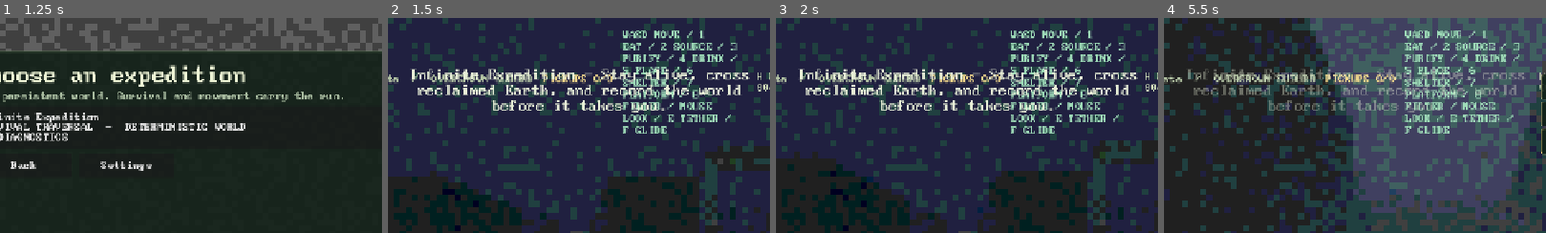
Above: before the commit, frames 1-4 (left to right).
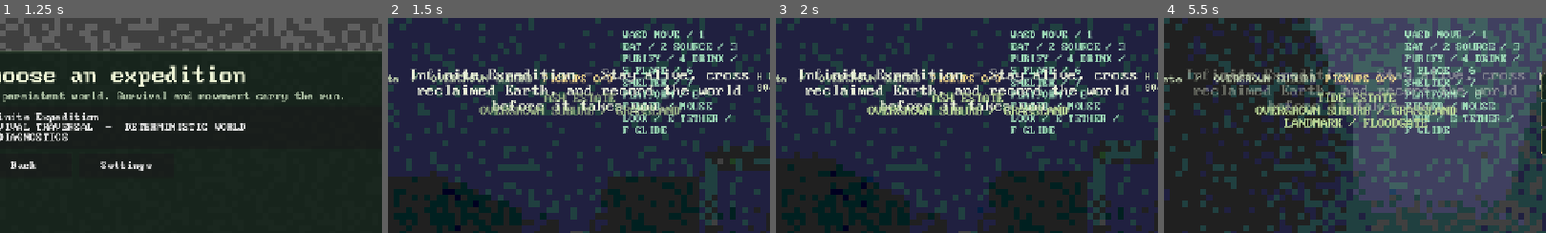
Above: after the commit, the same moments.

Repository: gongahkia/hot-cross-buns
Game: Godot game, scene res://scenes/main.tscn
The game is run twice, just before and just after one commit, with the same random seed, the same clock (stepped at 60 frames per second) and the same inputs.
Inputs (mouse positions are % of the whole screen's width and height, from its top left):
- Up to frame 1 (1.25 s): click "Choose a journey" at 0.5 s
- Up to frame 2 (1.5 s): click "Infinite Expedition SURVIVAL …" at 1.25 s
- Up to frame 3 (2 s): no input
- Up to frame 4 (5.5 s): tap Enter at 2 s; move the mouse to (49, 52) at 2.02 s; hold W (move_forward) 2.03-4.28 s; tap 7 (build_platform) at 2.1 s; click (49, 52) at 2.17 s; tap Space (jump) at 2.27, 3.02, 4.52, 5.27 s; move the mouse to (57, 51) at 2.77 s; tap 6 (build_shelter) at 2.85 s; move the mouse to (42, 49) at 3.52 s; tap 2 (collect_water) at 3.6 s; move the mouse to (51, 50) at 4.27 s; hold A (move_left) 4.28-5.03 s; tap 1 (consume_food) at 4.35 s; click (51, 50) at 4.42 s; move the mouse to (46, 48) at 5.02 s; hold W (move_forward) from 5.03 s (still down); tap 4 (consume_water) at 5.1 s
The pictures show only the part of the screen within x 25-75%, y 0-50%; the shares and areas given below are measured in that part.

Frame 1 is identical in both runs. In frame 2, 1.8% of the frame differs, in the area x 23-77%, y 34-46%; in frame 3, 2.0%; in frame 4, 3.1%, in the area x 23-77%, y 34-52%.

Commit message:
Add biome arrival presentation

Diff:
--- a/scripts/main.gd
+++ b/scripts/main.gd
@@ -14,6 +14,7 @@
 const WORLD_ATMOSPHERE := preload("res://scripts/world_atmosphere.gd")
 const PIXEL_PRESENTATION := preload("res://scripts/pixel_presentation.gd")
 const WEATHER_LAYERS := preload("res://scripts/weather_layers.gd")
+const WORLD_ARRIVAL_PRESENTATION := preload("res://scripts/world_arrival_presentation.gd")
 const SURVIVAL_MOVEMENT_POLICY := preload("res://scripts/survival_movement_policy.gd")
 const SURVIVAL_MOVEMENT_FEEDBACK := preload("res://scripts/survival_movement_feedback.gd")
 const SURVIVAL_TRAVERSAL_TELEMETRY := preload("res://scripts/survival_traversal_telemetry.gd")
@@ -95,6 +96,8 @@
 var style_award_feed: StyleAwardFeed
 var style_meter_tween: Tween
 var briefing_label: Label
+var arrival_label: Label
+var arrival_tween: Tween
 var grapple_reticle: GrappleReticle
 var debug_panel: PanelContainer
 var debug_label: Label
@@ -220,6 +223,14 @@
 	briefing_label.size.x = 640.0
 	briefing_label.position.x = -320.0
 	hud.add_child(briefing_label)
+	arrival_label = _label("", 18, Color("#d8e7c2"))
+	arrival_label.horizontal_alignment = HORIZONTAL_ALIGNMENT_CENTER
+	arrival_label.set_anchors_preset(Control.PRESET_CENTER_TOP)
+	arrival_label.position.y = 126.0
+	arrival_label.size.x = 760.0
+	arrival_label.position.x = -380.0
+	arrival_label.modulate.a = 0.0
+	hud.add_child(arrival_label)
 	grapple_reticle = GRAPPLE_RETICLE.new()
 	hud.add_child(grapple_reticle)
 	style_award_feed = STYLE_AWARD_FEED.new()
@@ -994,6 +1005,20 @@
 	world_journal.survey_region(region)
 	current_station = str(region.get("name", "Unknown"))
 	last_sandbox_event = "ENTERED " + current_station.to_upper()
+	var sample: Dictionary = world_streamer.sample_at(player.global_position) if world_streamer and player else {}
+	_show_region_arrival(WORLD_ARRIVAL_PRESENTATION.presentation(region, str(sample.get("biome", "unknown"))))
+
+func _show_region_arrival(presentation: Dictionary) -> void:
+	if arrival_label == null: return
+	if arrival_tween: arrival_tween.kill()
+	var lines := [str(presentation.get("title", "UNKNOWN")), str(presentation.get("subtitle", ""))]
+	if not str(presentation.get("landmark", "")).is_empty(): lines.append(str(presentation.landmark))
+	arrival_label.text = "\n".join(lines)
+	arrival_label.add_theme_color_override("font_color", presentation.get("color", Color("#d8e7c2")))
+	arrival_label.modulate.a = 0.0
+	arrival_tween = create_tween()
+	arrival_tween.tween_property(arrival_label, "modulate:a", 1.0, 0.25)
+	arrival_tween.tween_property(arrival_label, "modulate:a", 0.0, 0.45).set_delay(3.0)
 
 func _on_chunk_stats_changed(stats: Dictionary) -> void:
 	if bool(current_level.get("procedural", false)):
--- /dev/null
+++ b/scripts/world_arrival_presentation.gd
@@ -0,0 +1,11 @@
+class_name WorldArrivalPresentation
+extends RefCounted
+
+static func presentation(region: Dictionary, biome: String) -> Dictionary:
+	var family := str(region.get("family", "wilderness"))
+	var landmark := str(region.get("landmark", ""))
+	var color: Color = {"reclaimed_city":Color("#c8d8a8"),"flooded_city":Color("#a6d6dc"),"industrial_ruin":Color("#d2c49f"),"overgrown_suburb":Color("#b9d695"),"wilderness":Color("#c4d79b")}.get(family, Color("#d8e7c2"))
+	return {"title":str(region.get("name", "Unknown")).to_upper(),"subtitle":("%s / %s" % [_label(family), _label(biome)]).to_upper(),"landmark":"LANDMARK / " + _label(landmark).to_upper() if not landmark.is_empty() else "","color":color}
+
+static func _label(value: String) -> String:
+	return value.replace("_", " ").capitalize()
--- /dev/null
+++ b/scripts/world_arrival_presentation_test.gd
@@ -0,0 +1,12 @@
+extends SceneTree
+const PRESENTATION = preload("res://scripts/world_arrival_presentation.gd")
+var failed := false
+func _initialize() -> void:
+	var result: Dictionary = PRESENTATION.presentation({"name":"Cedar Reach","family":"flooded_city","landmark":"radio mast"}, "temperate_forest")
+	_expect(result.title == "CEDAR REACH" and result.subtitle == "FLOODED CITY / TEMPERATE FOREST", "region arrival labels drifted")
+	_expect(result.landmark == "LANDMARK / RADIO MAST" and result.color == Color("#a6d6dc"), "landmark arrival presentation drifted")
+	_expect(str(PRESENTATION.presentation({}, "").subtitle) == "WILDERNESS / ", "default arrival presentation drifted")
+	quit(1 if failed else 0)
+func _expect(condition: bool, message: String) -> void:
+	if condition: return
+	failed = true; push_error(message)
Not shown, added: docs/landmark-biome-arrival-presentation.md
